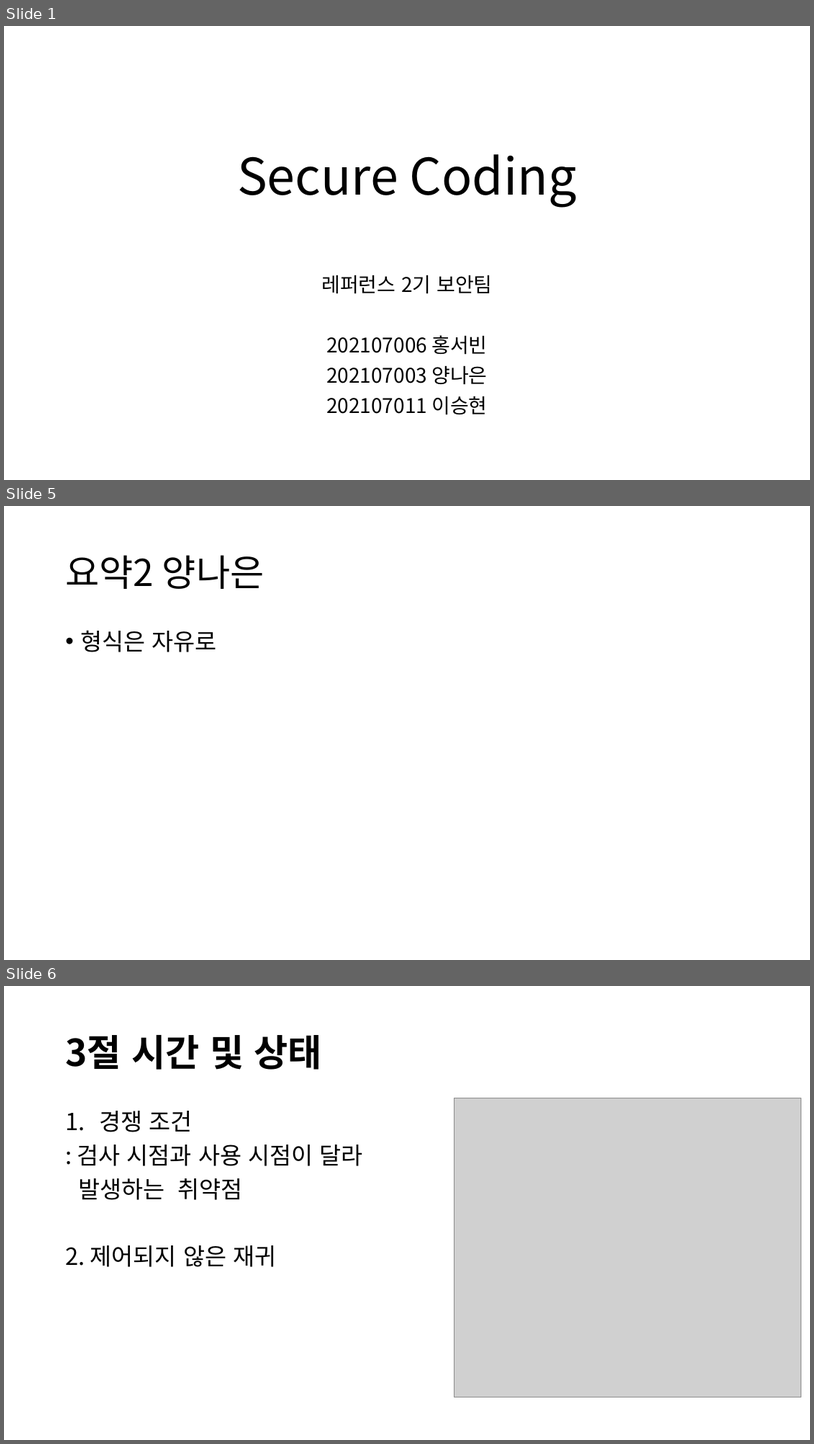
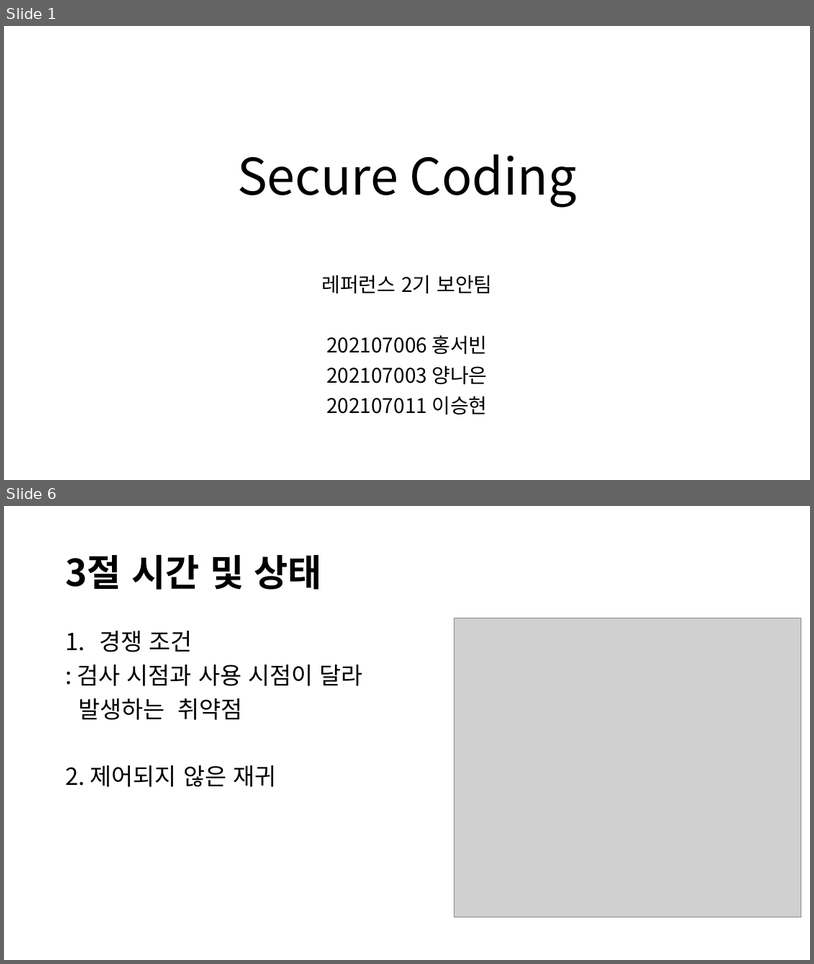
Before and after one commit to Klaxon9718/YUHAN_-security, a slide deck: 발표자료/Secure Coding 발표자료.pptx. Shown one above the other, each under a label of ours: slides 1, 5 and 6 before the commit, slides 1 and 6 after it; the slides between them are not shown. The pictures are 814x1444 and 814x964 pixels, drawn with LibreOffice and Linux fonts; fonts in the diff are those of the drawing; grey boxes stand for pictures. Boxes give left, top, right and bottom in pixels: in the first picture for what was removed or moved away, otherwise in the second. Text is boxed around its words. In the diff, an @@ line names an element or a change of style, - is before the commit and + after.

```diff
--- a/발표자료/Secure Coding 발표자료.pptx
+++ b/발표자료/Secure Coding 발표자료.pptx
@@ slide 5 removed at [4, 506, 810, 960], background #FFFFFF @@
@@ title removed at [65, 555, 265, 589] @@
-요약2 양나은
@@ text removed at [80, 630, 217, 652] @@
-• 형식은 자유로
```
Also in this commit, not shown: 2 slides changed, 2 slides added, 1 other slide removed, 2 other files.
